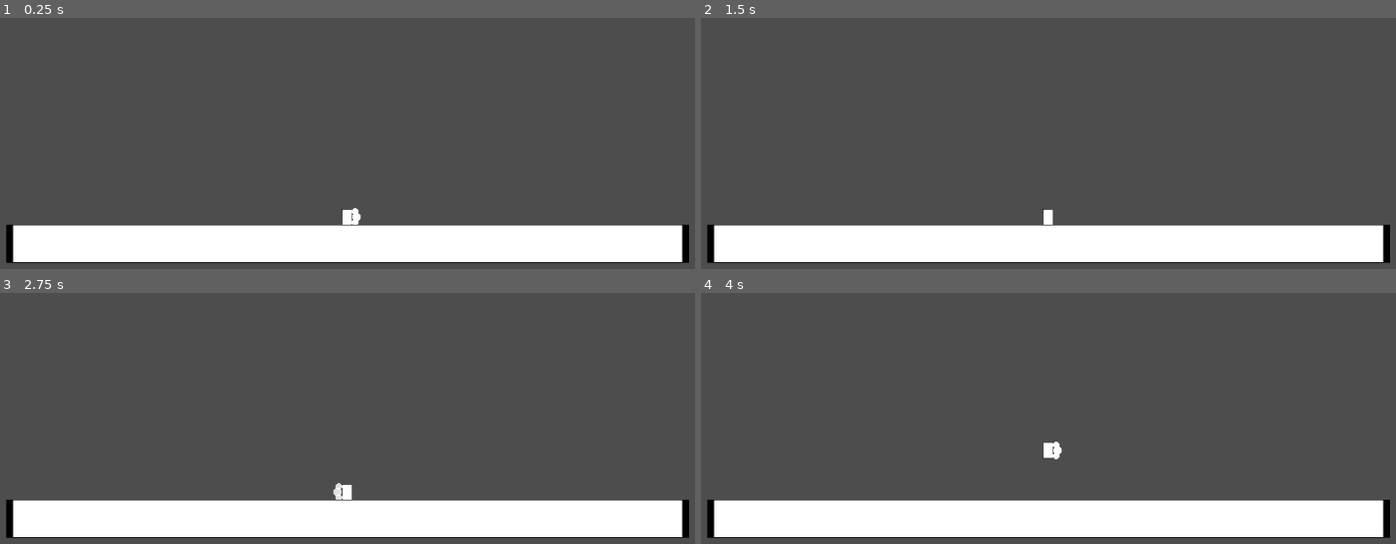
Above: before the commit, frames 1-4 (two rows, left to right).
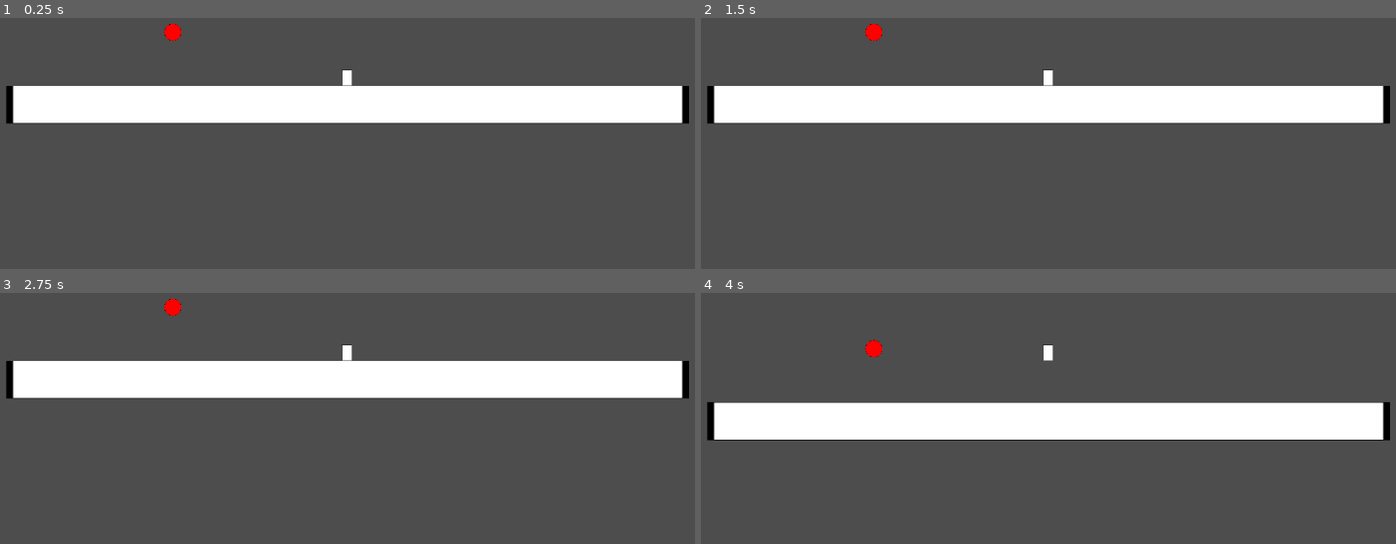
Above: after the commit, the same moments.

Repository: benitsch/Ludum-Dare-56
Game: Godot game, scene res://Testcences/Test_Prope.tscn
The game is run twice, just before and just after one commit, with the same random seed, the same clock (stepped at 60 frames per second) and the same inputs. The project has no main scene, so this scene is started directly.
Inputs:
- Up to frame 1 (0.25 s): no input
- Up to frame 2 (1.5 s): tap Enter at 0.5 s; hold Right (attack_right) from 0.53 s (still down); tap W (jump) at 0.77 s
- Up to frame 3 (2.75 s): tap W (jump) at 1.52 s; release Right (attack_right) at 2.03 s; hold Left (attack_left) from 2.03 s (still down)
- Up to frame 4 (4 s): release Left (attack_left) at 2.78 s; hold Right (attack_right) from 2.78 s (still down); tap W (jump) at 3.02, 3.77 s

The runs differ from the first frame. In frame 1, 30% of the frame differs, in the area x 0-100%, y 2-98%; in frame 2, 30%; in frame 3, 30%; in frame 4, 30%, in the area x 0-100%, y 18-98%.

Commit message:
Player can now hit 2DColliders that are in layer 6 and in the Group of Enemy. Gets a small backwards push when hitting a target.

Diff:
--- a/Testcences/Test_Prope.tscn
+++ b/Testcences/Test_Prope.tscn
@@ -1,10 +1,14 @@
-[gd_scene load_steps=4 format=3 uid="uid://dw3e0gh8evqng"]
+[gd_scene load_steps=6 format=3 uid="uid://dw3e0gh8evqng"]
 
 [ext_resource type="PackedScene" uid="uid://2ir574xuagab" path="res://scenes/player.tscn" id="1_efmfr"]
 [ext_resource type="Texture2D" uid="uid://d1u8wew1kyh2i" path="res://DevArt/Square.png" id="2_lggue"]
+[ext_resource type="Texture2D" uid="uid://b8ew3idm3rpiw" path="res://DevArt/Circle.png" id="3_3u1bm"]
 
 [sub_resource type="RectangleShape2D" id="RectangleShape2D_cvb0m"]
 size = Vector2(500, 500.001)
+
+[sub_resource type="CircleShape2D" id="CircleShape2D_u0fnj"]
+radius = 12.0
 
 [node name="TestPrope" type="Node2D"]
 
@@ -23,3 +27,19 @@
 
 [node name="CollisionShape2D" type="CollisionShape2D" parent="testground"]
 shape = SubResource("RectangleShape2D_cvb0m")
+
+[node name="EnemyTest" type="Node2D" parent="." groups=["Enemy"]]
+position = Vector2(321, 1)
+
+[node name="Sprite2D" type="Sprite2D" parent="EnemyTest"]
+modulate = Color(1, 0, 0, 1)
+scale = Vector2(0.05, 0.05)
+texture = ExtResource("3_3u1bm")
+
+[node name="RigidBody2D" type="RigidBody2D" parent="EnemyTest" groups=["Enemy"]]
+collision_layer = 32
+collision_mask = 97
+gravity_scale = 0.0
+
+[node name="CollisionShape2D" type="CollisionShape2D" parent="EnemyTest/RigidBody2D" groups=["Enemy"]]
+shape = SubResource("CircleShape2D_u0fnj")
--- a/project.godot
+++ b/project.godot
@@ -17,6 +17,10 @@
 [autoload]
 
 AudioPlayer="*res://scripts/audio_player.gd"
+
+[global_group]
+
+Enemy=""
 
 [input]
 
@@ -76,3 +80,7 @@
 2d_physics/layer_5="exit_area"
 2d_physics/layer_6="enemy"
 2d_physics/layer_7="Player Hit Area"
+
+[rendering]
+
+renderer/rendering_method="gl_compatibility"
--- a/scenes/player.tscn
+++ b/scenes/player.tscn
@@ -52,7 +52,7 @@
 size = Vector2(15, 23)
 
 [node name="Player" type="CharacterBody2D"]
-collision_mask = 14
+collision_mask = 46
 script = ExtResource("1_u0g72")
 
 [node name="AnimatedSprite2D" type="AnimatedSprite2D" parent="."]
@@ -67,7 +67,8 @@
 shape = SubResource("RectangleShape2D_50qq1")
 
 [node name="Camera2D" type="Camera2D" parent="."]
-limit_bottom = 199
 
 [node name="PlayerHitArea" parent="." instance=ExtResource("3_qe2ja")]
 position = Vector2(0, -11)
+
+[connection signal="hit_on_enemy" from="PlayerHitArea" to="." method="_on_player_hit_area_hit_on_enemy"]
--- a/scenes/player_hit_area.gd
+++ /dev/null
@@ -1,30 +0,0 @@
-extends Node2D
-
-@export var attack_delay = 0.3
-
-@onready var animator = $AnimationPlayer
-
-var attack_timeout = 0.0
-
-func _process(delta):
-	if attack_timeout > 0:
-		attack_timeout -= delta
-		return
-
-	if Input.is_action_pressed("attack_up"):
-		rotation_degrees = 270
-	elif Input.is_action_pressed("attack_right"):
-		rotation_degrees = 0
-	elif Input.is_action_pressed("attack_left"):
-		rotation_degrees = 180
-	elif Input.is_action_pressed("attack_down"):
-		rotation_degrees = 90
-	else:
-		return
-
-	attack_timeout = attack_delay
-	animator.play("fade")
-
-
-func _on_area_2d_area_shape_entered(area_rid: RID, area: Area2D, area_shape_index: int, local_shape_index: int) -> void:
-	pass # Replace with function body.
--- a/scenes/player_hit_area.tscn
+++ b/scenes/player_hit_area.tscn
@@ -1,7 +1,34 @@
-[gd_scene load_steps=6 format=3 uid="uid://viipuauxm7f0"]
+[gd_scene load_steps=7 format=3 uid="uid://viipuauxm7f0"]
 
-[ext_resource type="Script" path="res://scenes/player_hit_area.gd" id="1_caph2"]
+[ext_resource type="Script" path="res://scripts/player_hit_area.gd" id="1_caph2"]
 [ext_resource type="Texture2D" uid="uid://b8ew3idm3rpiw" path="res://DevArt/Circle.png" id="1_glmqy"]
+
+[sub_resource type="Animation" id="Animation_a7ynp"]
+length = 0.001
+tracks/0/type = "value"
+tracks/0/imported = false
+tracks/0/enabled = true
+tracks/0/path = NodePath("HitAreaSprite:modulate")
+tracks/0/interp = 1
+tracks/0/loop_wrap = true
+tracks/0/keys = {
+"times": PackedFloat32Array(0),
+"transitions": PackedFloat32Array(1),
+"update": 0,
+"values": [Color(1, 1, 1, 1)]
+}
+tracks/1/type = "value"
+tracks/1/imported = false
+tracks/1/enabled = true
+tracks/1/path = NodePath("HitAreaSprite/HitArea:monitoring")
+tracks/1/interp = 1
+tracks/1/loop_wrap = true
+tracks/1/keys = {
+"times": PackedFloat32Array(0),
+"transitions": PackedFloat32Array(1),
+"update": 1,
+"values": [true]
+}
 
 [sub_resource type="Animation" id="Animation_bjtk7"]
 resource_name = "fade"
@@ -21,18 +48,19 @@
 tracks/1/type = "value"
 tracks/1/imported = false
 tracks/1/enabled = true
-tracks/1/path = NodePath("HitAreaSprite/Area2D:monitorable")
+tracks/1/path = NodePath("HitAreaSprite/HitArea:monitoring")
 tracks/1/interp = 1
 tracks/1/loop_wrap = true
 tracks/1/keys = {
 "times": PackedFloat32Array(0, 0.15, 0.25),
-"transitions": PackedFloat32Array(1, 1, 1e-05),
+"transitions": PackedFloat32Array(1, 1, 1),
 "update": 1,
 "values": [true, true, false]
 }
 
-[sub_resource type="Animation" id="Animation_a7ynp"]
-length = 0.001
+[sub_resource type="Animation" id="Animation_jctjm"]
+resource_name = "hide"
+length = 0.02
 tracks/0/type = "value"
 tracks/0/imported = false
 tracks/0/enabled = true
@@ -40,28 +68,29 @@
 tracks/0/interp = 1
 tracks/0/loop_wrap = true
 tracks/0/keys = {
-"times": PackedFloat32Array(0),
+"times": PackedFloat32Array(0.01),
 "transitions": PackedFloat32Array(1),
 "update": 0,
-"values": [Color(1, 1, 1, 1)]
+"values": [Color(1, 1, 1, 0)]
 }
 tracks/1/type = "value"
 tracks/1/imported = false
 tracks/1/enabled = true
-tracks/1/path = NodePath("HitAreaSprite/Area2D:monitorable")
+tracks/1/path = NodePath("HitAreaSprite/HitArea:monitoring")
 tracks/1/interp = 1
 tracks/1/loop_wrap = true
 tracks/1/keys = {
-"times": PackedFloat32Array(0),
+"times": PackedFloat32Array(0.01),
 "transitions": PackedFloat32Array(1),
 "update": 1,
-"values": [true]
+"values": [false]
 }
 
 [sub_resource type="AnimationLibrary" id="AnimationLibrary_k4q7g"]
 _data = {
 "RESET": SubResource("Animation_a7ynp"),
-"fade": SubResource("Animation_bjtk7")
+"fade": SubResource("Animation_bjtk7"),
+"hide": SubResource("Animation_jctjm")
 }
 
 [node name="PlayerHitArea" type="Node2D"]
@@ -71,6 +100,7 @@
 libraries = {
 "": SubResource("AnimationLibrary_k4q7g")
 }
+autoplay = "hide"
 
 [node name="HitAreaSprite" type="Node2D" parent="."]
 position = Vector2(14, 0)
@@ -89,13 +119,11 @@
 scale = Vector2(0.025, 0.025)
 texture = ExtResource("1_glmqy")
 
-[node name="Area2D" type="Area2D" parent="HitAreaSprite"]
-light_mask = 64
-visibility_layer = 32
+[node name="HitArea" type="Area2D" parent="HitAreaSprite"]
 collision_layer = 64
 collision_mask = 32
 
-[node name="CollisionPolygon2D" type="CollisionPolygon2D" parent="HitAreaSprite/Area2D"]
+[node name="CollisionPolygon2D" type="CollisionPolygon2D" parent="HitAreaSprite/HitArea"]
 polygon = PackedVector2Array(-14, 0, -5, -14, 1, -12, 4, -6, 6, 0, 4, 6, 1, 12, -5, 14)
 
-[connection signal="area_shape_entered" from="HitAreaSprite/Area2D" to="." method="_on_area_2d_area_shape_entered"]
+[connection signal="body_entered" from="HitAreaSprite/HitArea" to="." method="_on_hit_area_body_entered"]
--- a/scripts/player.gd
+++ b/scripts/player.gd
@@ -3,6 +3,7 @@
 
 @export var gravity = 1500
 @export var jump_force = 350
+@export var backlash_force = 250
 @export var double_jump_force = 450
 @export var speed = 200
 @export var coyote_jump_time = 0.25
@@ -14,6 +15,7 @@
 var coyote_timeout = 0.0
 var can_double_jump = false
 var allowed_to_double_jump = false
+var backlash_X_force = 0.0
 
 func _process(delta):
 	if coyote_timeout > 0:
@@ -48,10 +50,11 @@
 
 		direction = Input.get_axis("move_left","move_right")
 
-	velocity.x = direction * speed
+	velocity.x = direction * speed + backlash_X_force
+	if abs(backlash_X_force) > 0.01: backlash_X_force *= 0.9
+	elif backlash_X_force != 0.0: backlash_X_force = 0.0
 
 	move_and_slide()
-
 
 	# animation
 	update_animations(direction)
@@ -78,3 +81,8 @@
 			animated_sprite.play("jump")
 		else:
 			animated_sprite.play("fall")
+
+
+func _on_player_hit_area_hit_on_enemy(backlash: Vector2, dmg: float) -> void:
+	velocity.y += backlash.y * backlash_force
+	backlash_X_force += backlash.x * backlash_force
--- /dev/null
+++ b/scripts/player_hit_area.gd
@@ -0,0 +1,42 @@
+extends Node2D
+
+@export var attack_delay = 0.5
+@export var attack_dmg = 1.0
+
+@onready var animator = $AnimationPlayer
+
+var can_attack = true
+var attack_timeout = 0.0
+var backlash = Vector2(0, 0)
+signal hit_on_enemy(backlash : Vector2, dmg : float)
+
+func _process(delta):
+	if attack_timeout > 0: attack_timeout -= delta
+
+	if Input.is_action_pressed("attack_up"):
+		if can_attack == false || attack_timeout > 0: return
+		rotation_degrees = 270
+		backlash = Vector2.DOWN
+	elif Input.is_action_pressed("attack_right"):
+		if can_attack == false || attack_timeout > 0: return
+		rotation_degrees = 0
+		backlash = Vector2.LEFT
+	elif Input.is_action_pressed("attack_left"):
+		if can_attack == false || attack_timeout > 0: return
+		rotation_degrees = 180
+		backlash = Vector2.RIGHT
+	elif Input.is_action_pressed("attack_down"):
+		if can_attack == false || attack_timeout > 0: return
+		rotation_degrees = 90
+		backlash = Vector2.UP
+	else:
+		can_attack = true
+		return
+
+	can_attack = false
+	attack_timeout = attack_delay
+	animator.play("fade")
+
+func _on_hit_area_body_entered(body: Node2D) -> void:
+	if body.is_in_group("Enemy"):
+		hit_on_enemy.emit(backlash, attack_dmg)
